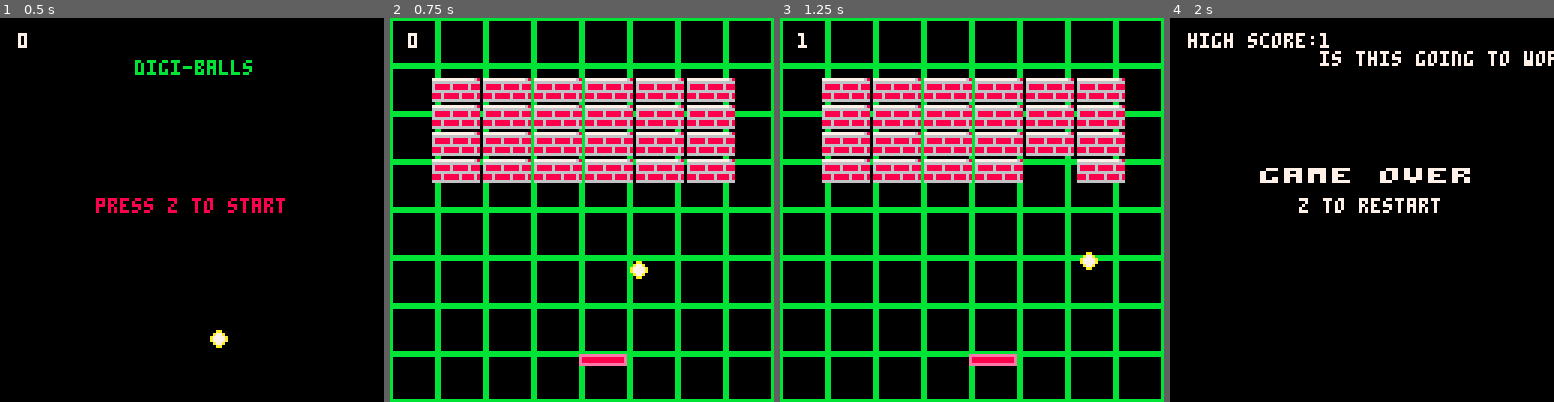
Above: before the commit, frames 1-4 (left to right).
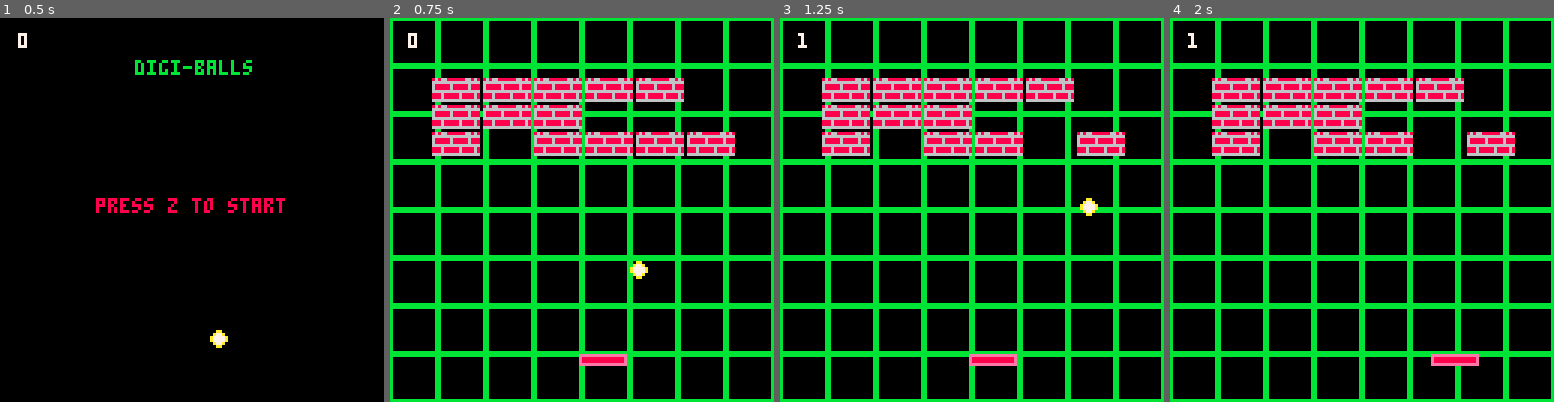
Above: after the commit, the same moments.

Repository: guttermage/Digiballs
Game: PICO-8 cartridge digiballs.p8
The game is run twice, just before and just after one commit, with the same random seed, the same clock (stepped at 60 frames per second) and the same inputs.
Inputs:
- Up to frame 1 (0.5 s): tap X (X key) at 0.33 s
- Up to frame 2 (0.75 s): tap O (Z key) at 0.7 s
- Up to frame 3 (1.25 s): tap X (X key) at 1.07 s
- Up to frame 4 (2 s): hold Right from 1.6 s (still down); tap O (Z key) at 1.7 s; tap X (X key) at 1.85 s

Frame 1 is identical in both runs. In frame 2, 9.7% of the frame differs, in the area x 10-90%, y 15-43%; in frame 3, 9.9%; in frame 4, 34%, in the area x 0-100%, y 0-100%.

Commit message:
Brick system overhaul
- Brick tiles are now randomly spawned
- High score implemented
- Setup for level implementation

Diff:
--- a/digiballs.p8
+++ b/digiballs.p8
@@ -5,11 +5,45 @@
 hiscore = 0
 score = 0
 
+function load_bricks(lvl)
+	bricks={}
+	brick_total = 0
+		--local bricks--
+	local brick_w=16
+	local brick_h=8
+	local padding=1
+	local start_x = 14
+	local start_y = 20
+
+	local rows = 2 + lvl
+	local cols = 6
+
+	for row = 0, rows-1 do
+		for col = 0, cols-1 do
+
+		if rnd(1) > 0.3 then
+			add (bricks,{
+				x=start_x + col * (brick_w + padding),
+				y=start_y + row * (brick_h + padding),
+				w=brick_w,
+				h=brick_h,
+				active=true,
+				})
+
+				if rnd(1) > 0.3 then
+				brick_total += 1
+				end
+
+			end
+		end
+ end
+end
+
+
 function _init()
-
 mode="title"
-
-
+current_lvl = 1
+score = 0
 --paddle/player--
 player = {
 x=63.0,
@@ -20,49 +54,21 @@
 ball = {
 x = player.x,
 y = player.y-8,
---velocity
+
+--ball velocity--
 dx=0,
 dy=1.5,
 speed=1,
 active = false
 }
 
---local bricks--
-local brick_w=16
-local brick_h=8
-local padding=1
-local rows=4
-local cols=6
-local start_x = 14
-local start_y = 20
-
---global bricks table--
-
-bricks={}
-	for row = 0, rows-1 do
-		for col = 0, cols-1 do
-			add (bricks,{
-				x=start_x + col * (brick_w + padding),
-				y=start_y + row * (brick_h + padding),
-				w=brick_w,
-				h=brick_h,
-				active=true
-				})
-				end
-			end
+load_bricks(current_lvl)
 
 --screen boundary const--
 left_wall =1
 right_wall = 111
 top_wall = 0
 bottom_wall = 112
-
---score logic--
-for b in all(bricks) do
-	if b.active == false  then
-		score+=1
-		end
-end
 
 
 end
@@ -126,26 +132,20 @@
 --ball brick collision--
 for b in all(bricks) do
  if b.active then
-
 	 if ball.x  + 2 >= b.x and ball.x - 2 <= b.x+b.w and
 		 		ball.y + 2 >= b.y and ball.y - 2 <= b.y +b.h then
+
 		 	ball.dy = -ball.dy
 		 	b.active = false
+		 	score += 1
+		 	if score > hiscore then
+		 		hiscore = score
+		 	end
 		end
  end
 end
 
 
---counter--
-score = 0
-for b in all(bricks) do
-	if b.active == false  then
-		score+=1
-		end
-if score > hiscore then
-		hiscore=score
-		end
-end
 
 --gameover--
 if mode == "gameover" and btnp(4) then mode = "game"
@@ -197,9 +197,24 @@
 	print("z to restart",43,60)
 	print("high score: ",6,5,7)
 	print(hiscore,50,5,7)
-	print("is this going to work?")
-	end
-end
+	end
+end
+…(16 lines of a section not shown)…
 
 
 
Not shown, changed: 17 lines of the sprite sheet (__gfx__) section of digiballs.p8
